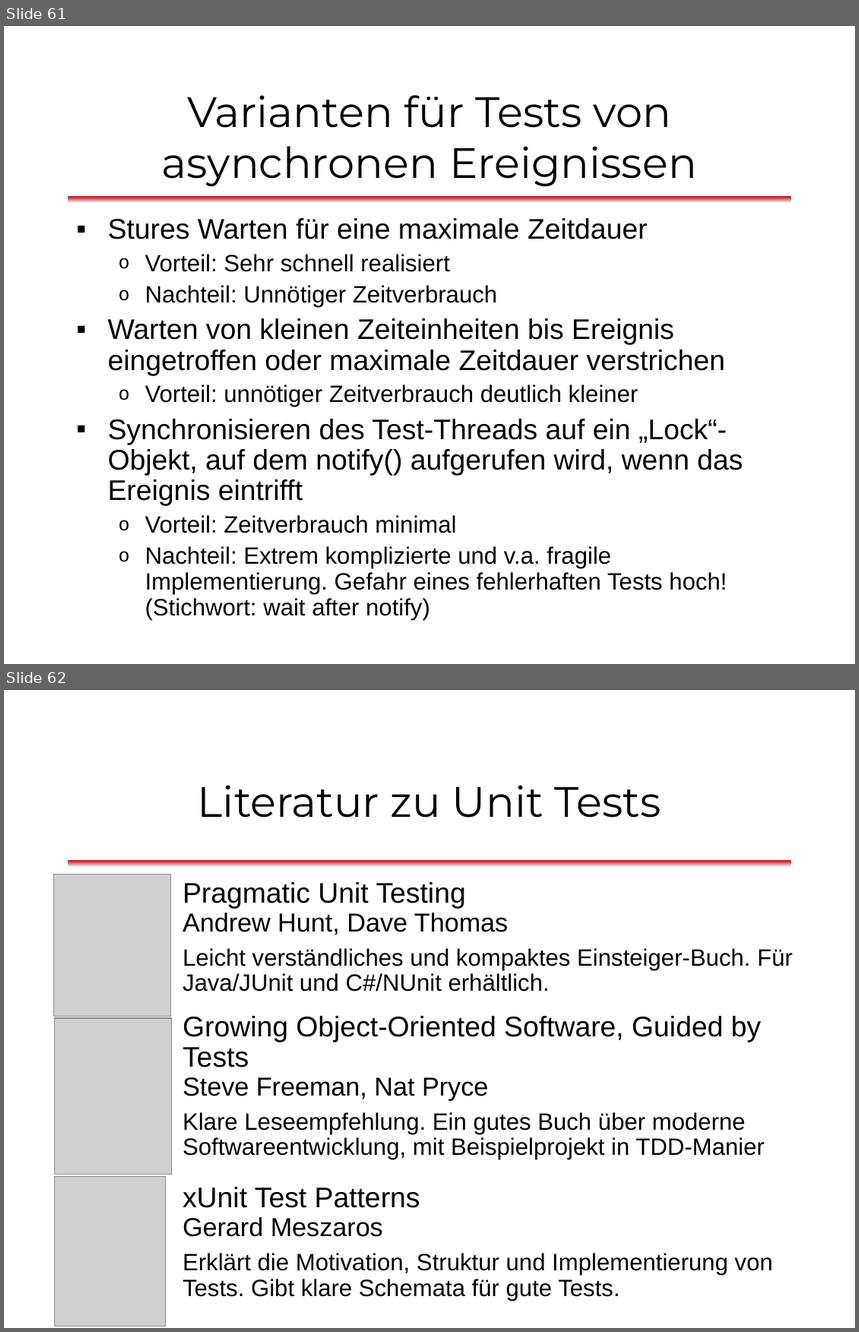
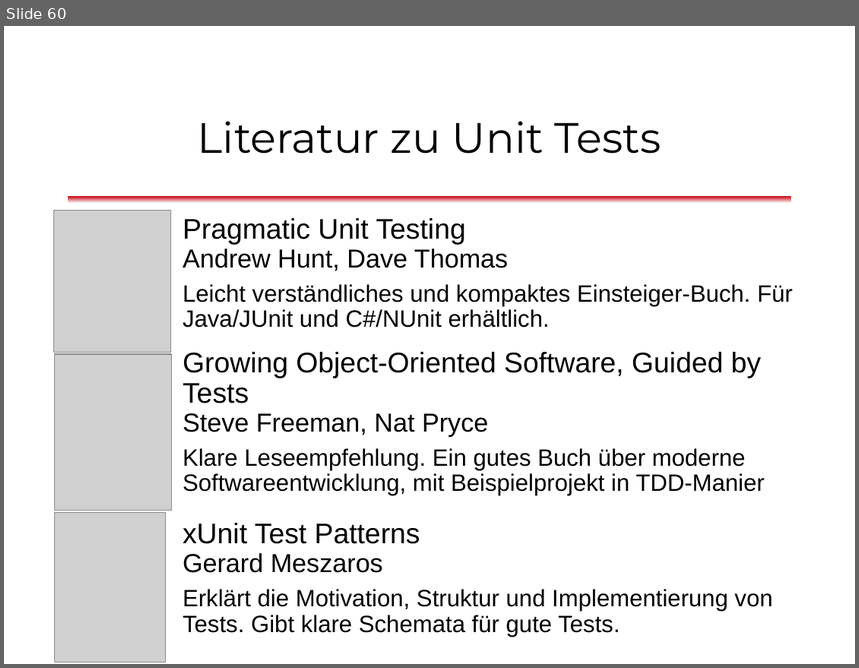
Before and after one commit to dlindner/vorlesung-se2-dhbw, a slide deck: added_2013/Unit Tests mit JUnit (2013).odp. Shown one above the other, each under a label of ours: slides 61 and 62 before the commit, slide 60 after it. The pictures are 859x1332 and 859x668 pixels, drawn with LibreOffice and Linux fonts; fonts in the diff are those of the drawing; grey boxes stand for pictures; background and template pictures are left out. Boxes give left, top, right and bottom in pixels: in the first picture for what was removed or moved away, otherwise in the second. Text is boxed around its words. In the diff, an @@ line names an element or a change of style, - is before the commit and + after.

Commit message:
Spezielle Testsituationen, Testabdeckung

```diff
--- a/added_2013/Unit Tests mit JUnit (2013).odp
+++ b/added_2013/Unit Tests mit JUnit (2013).odp
@@ slide 61 removed at bbox=[4, 26, 855, 664], background #FFFFFF; not listed: 1 template element that a slide beside it also shows @@
@@ title removed at bbox=[162, 95, 697, 186] @@
-Varianten für Tests von asynchronen Ereignissen
@@ text removed at bbox=[108, 218, 743, 620] @@
-▪ Stures Warten für eine maximale Zeitdauer
-  o Vorteil: Sehr schnell realisiert
-  o Nachteil: Unnötiger Zeitverbrauch
-▪ Warten von kleinen Zeiteinheiten bis Ereignis eingetroffen oder maximale Zeitdauer verstrichen
-  o Vorteil: unnötiger Zeitverbrauch deutlich kleiner
-▪ Synchronisieren des Test-Threads auf ein „Lock“-Objekt, auf dem notify() aufgerufen wird, wenn das Ereignis eintrifft
-  o Vorteil: Zeitverbrauch minimal
-  o Nachteil: Extrem komplizierte und v.a. fragile Implementierung. Gefahr eines fehlerhaften Tests hoch! (Stichwort: wait after notify)
@@ what was slide 62 is now slide 60 @@
```
Also in this commit, not shown: 5 slides changed, 8 slides added, 9 other slides removed.
